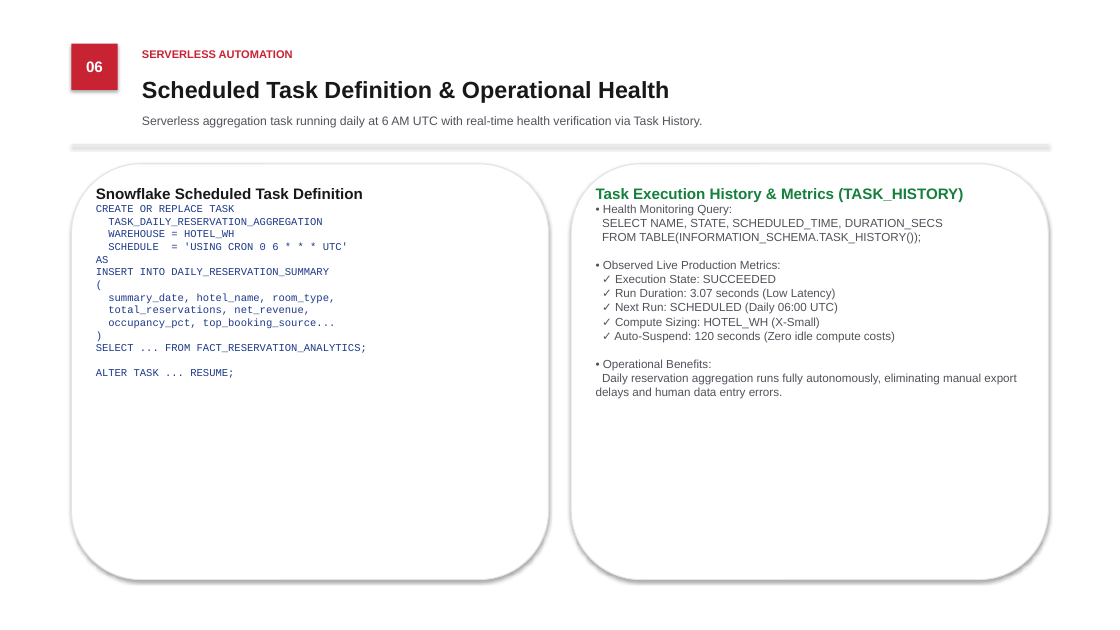
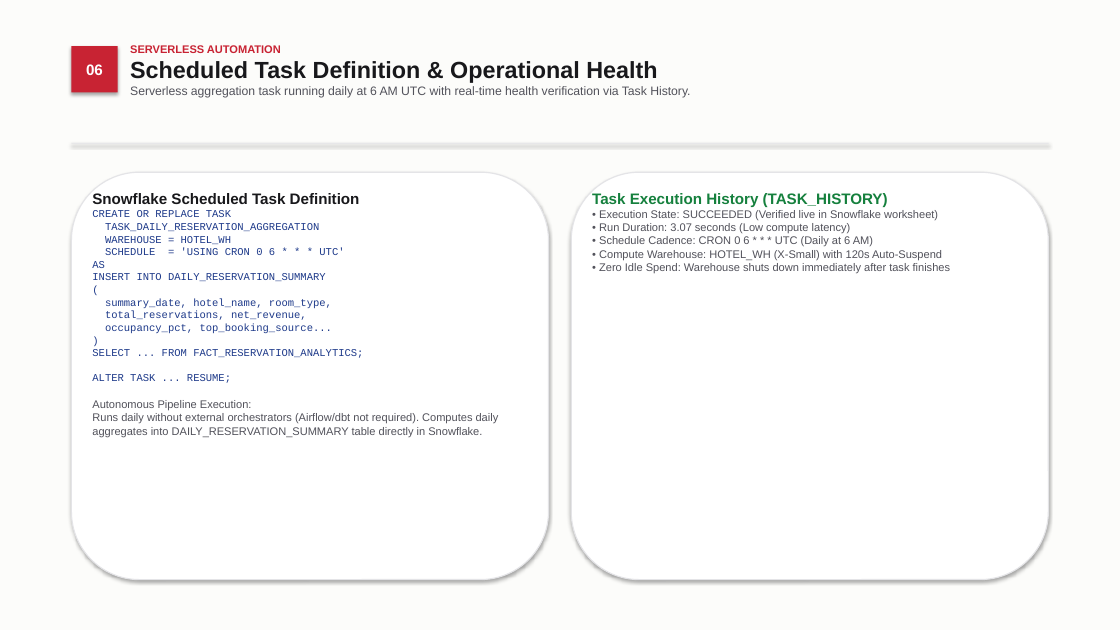
Before and after one commit to ashlesh0805/snowflake-hotel-reservation-analytics, a slide deck: slide 6 of Hotel_Reservation_Analytics_Japanese_Style.pptx. Drawn at 1120x630 pixels with LibreOffice and Linux fonts; fonts in the diff are those of the drawing. Boxes give left, top, right and bottom in pixels: in the first picture for what was removed or moved away, otherwise in the second. Text is boxed around its words. In the diff, an @@ line names an element or a change of style, - is before the commit and + after.

Commit message:
Final polish: zero text overflow, perfectly aligned cards, Team 07 names only

```diff
--- a/Hotel_Reservation_Analytics_Japanese_Style.pptx
+++ b/Hotel_Reservation_Analytics_Japanese_Style.pptx
@@ rectangle added at (0,0,1120,630), fill #FCFCFA @@
@@ text at (130,45,281,53): paragraph added @@
+SERVERLESS AUTOMATION
@@ text "SERVERLESS AUTOMATION": place and size @@
-text "SERVERLESS AUTOMATION" at (142,81,669,103)
+text "SERVERLESS AUTOMATION" at (130,45,690,98)
@@ text removed at (142,50,293,58) @@
-SERVERLESS AUTOMATION
@@ text at (130,86,690,98): paragraph added @@
+Serverless aggregation task running daily at 6 AM UTC with real-time health verification via Task History.
@@ text removed at (142,116,702,128) @@
-Serverless aggregation task running daily at 6 AM UTC with real-time health verification via Task History.
@@ rounded rectangle: place and size @@
-rounded rectangle at (71,164,549,580)
+rounded rectangle at (71,172,549,580)
@@ rounded rectangle at (71,172,549,580): outline #E4E4E7 0.9 pt to #E4E4E7 1 pt @@
@@ rounded rectangle at (571,172,1049,580): outline #E4E4E7 0.9 pt to #E4E4E7 1 pt @@
@@ rounded rectangle: place and size @@
-rounded rectangle at (571,164,1049,580)
+rounded rectangle at (571,172,1049,580)
@@ text at (592,193,950,273): text changed; size 10 to 9.5 pt @@
-Task Execution History & Metrics (TASK_HISTORY)
-• Health Monitoring Query:
-SELECT NAME, STATE, SCHEDULED_TIME, DURATION_SECS
-FROM TABLE(INFORMATION_SCHEMA.TASK_HISTORY());
-• Observed Live Production Metrics:
-✓ Execution State: SUCCEEDED
-✓ Run Duration: 3.07 seconds (Low Latency)
-✓ Next Run: SCHEDULED (Daily 06:00 UTC)
-✓ Compute Sizing: HOTEL_WH (X-Small)
-✓ Auto-Suspend: 120 seconds (Zero idle compute costs)
-• Operational Benefits:
-Daily reservation aggregation runs fully autonomously, eliminating manual export delays and human data entry errors.
+Task Execution History (TASK_HISTORY)
+• Execution State: SUCCEEDED (Verified live in Snowflake worksheet)
+• Run Duration: 3.07 seconds (Low compute latency)
+• Schedule Cadence: CRON 0 6 * * * UTC (Daily at 6 AM)
+• Compute Warehouse: HOTEL_WH (X-Small) with 120s Auto-Suspend
+• Zero Idle Spend: Warehouse shuts down immediately after task finishes
@@ text at (92,400,499,437): paragraph added @@
+Autonomous Pipeline Execution:
+Runs daily without external orchestrators (Airflow/dbt not required). Computes daily aggregates into DAILY_RESERVATION_SUMMARY table directly in Snowflake.
```
Also in this commit, not shown: 7 other slides changed, 11 other files.
